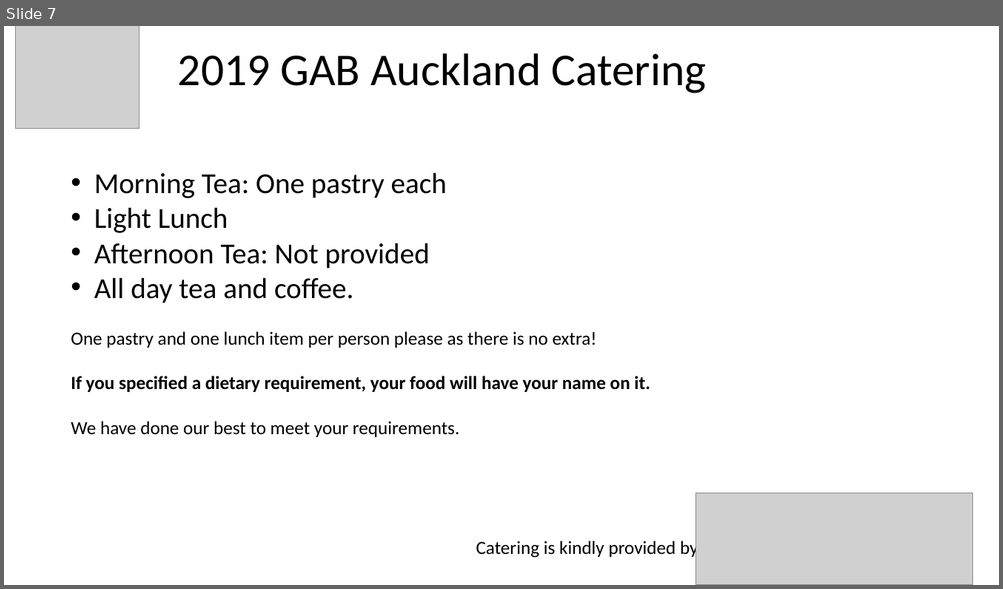
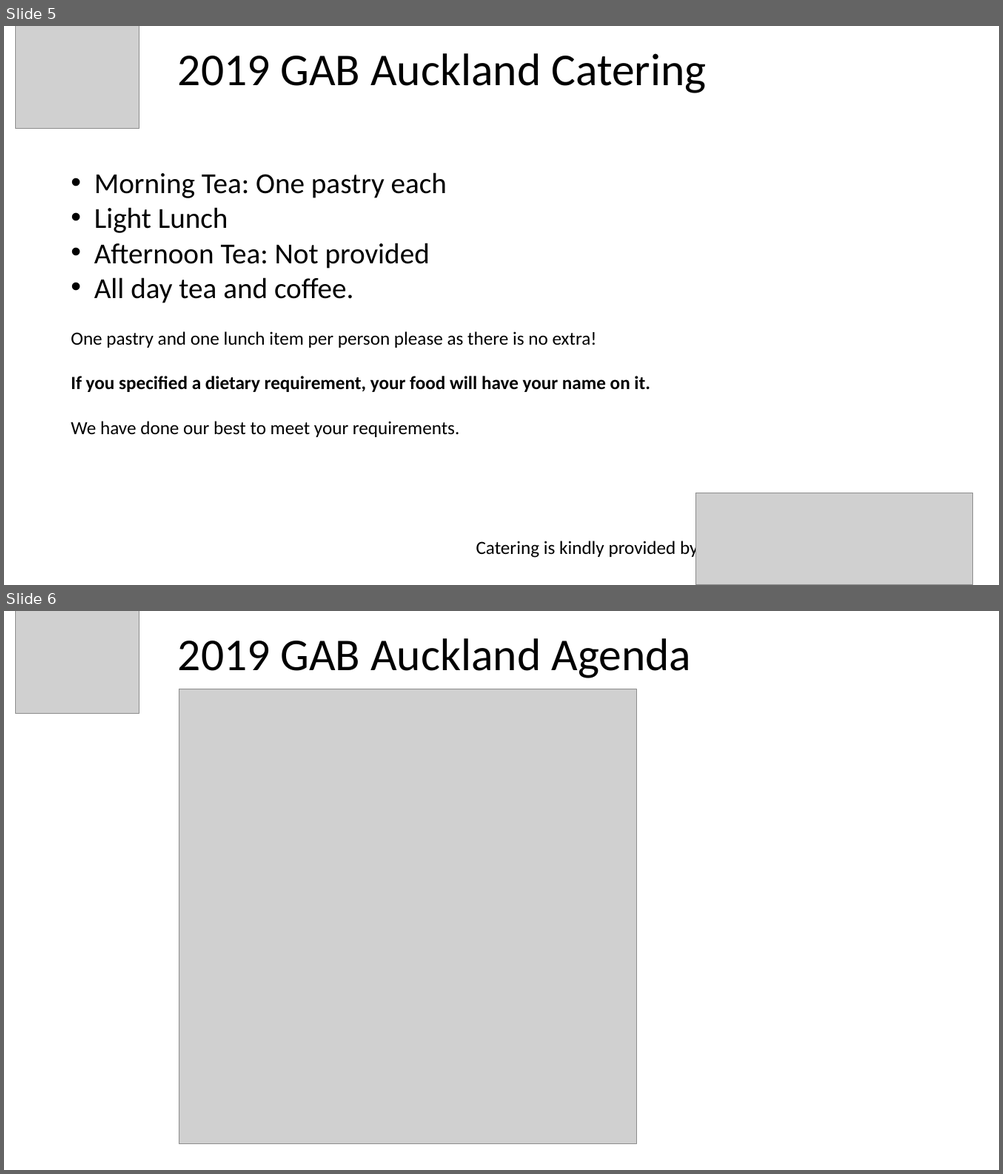
Before and after one commit to AotearoaAzureMeetup/global-azure-bootcamp-2019, a slide deck: ppt/GlobalAzure2019-Introduction.pptx. Shown one above the other, each under a label of ours: slide 7 before the commit, slides 5 and 6 after it. The pictures are 1003x589 and 1003x1174 pixels, drawn with LibreOffice and Linux fonts; fonts in the diff are those of the drawing; grey boxes stand for pictures. Boxes give left, top, right and bottom in pixels: in the first picture for what was removed or moved away, otherwise in the second. Text is boxed around its words. In the diff, an @@ line names an element or a change of style, - is before the commit and + after.

```diff
--- a/ppt/GlobalAzure2019-Introduction.pptx
+++ b/ppt/GlobalAzure2019-Introduction.pptx
@@ slide 6 added at box(4, 611, 999, 1170), background #FFFFFF @@
@@ picture added at box(16, 611, 140, 713) @@
@@ text added at box(178, 638, 691, 678), 44 pt, text #000000 @@
+2019 GAB Auckland Agenda
@@ picture added at box(179, 689, 637, 1145) @@
@@ what was slide 7 is now slide 5 @@
```
Also in this commit, not shown: 2 slides removed.
